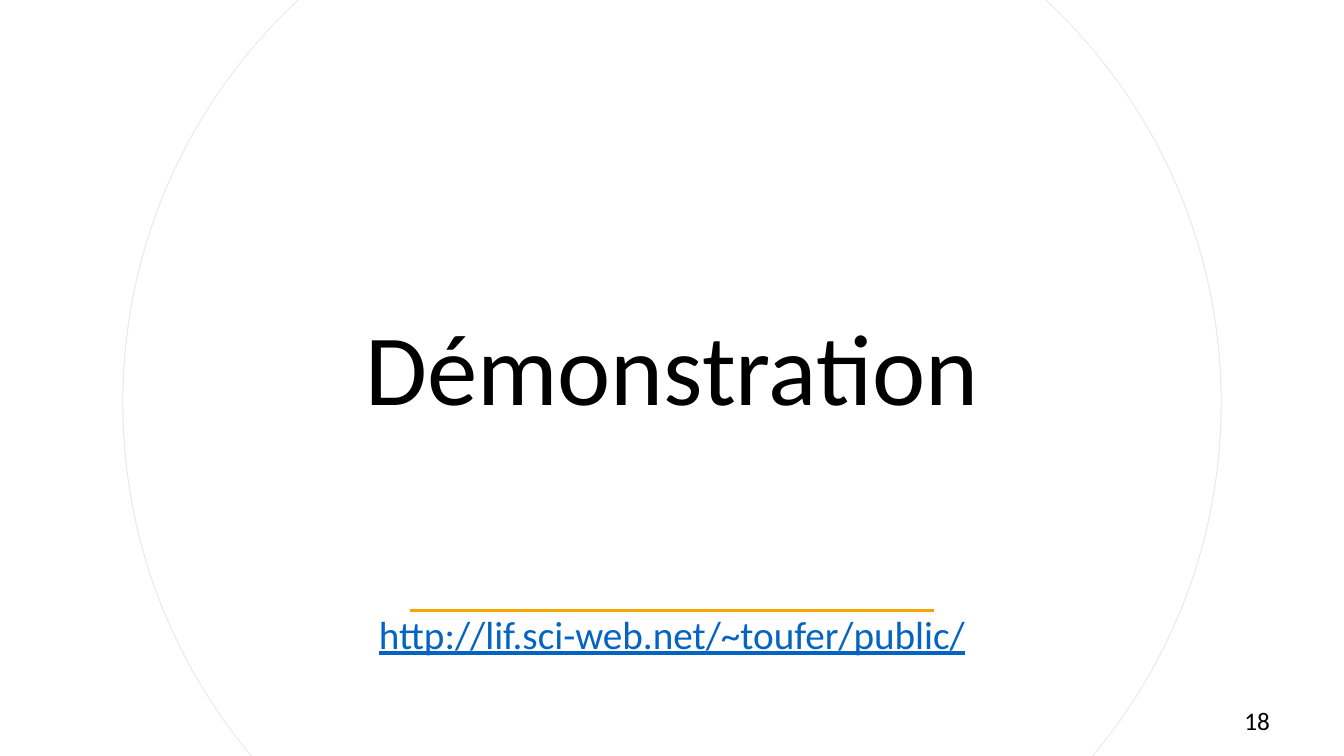
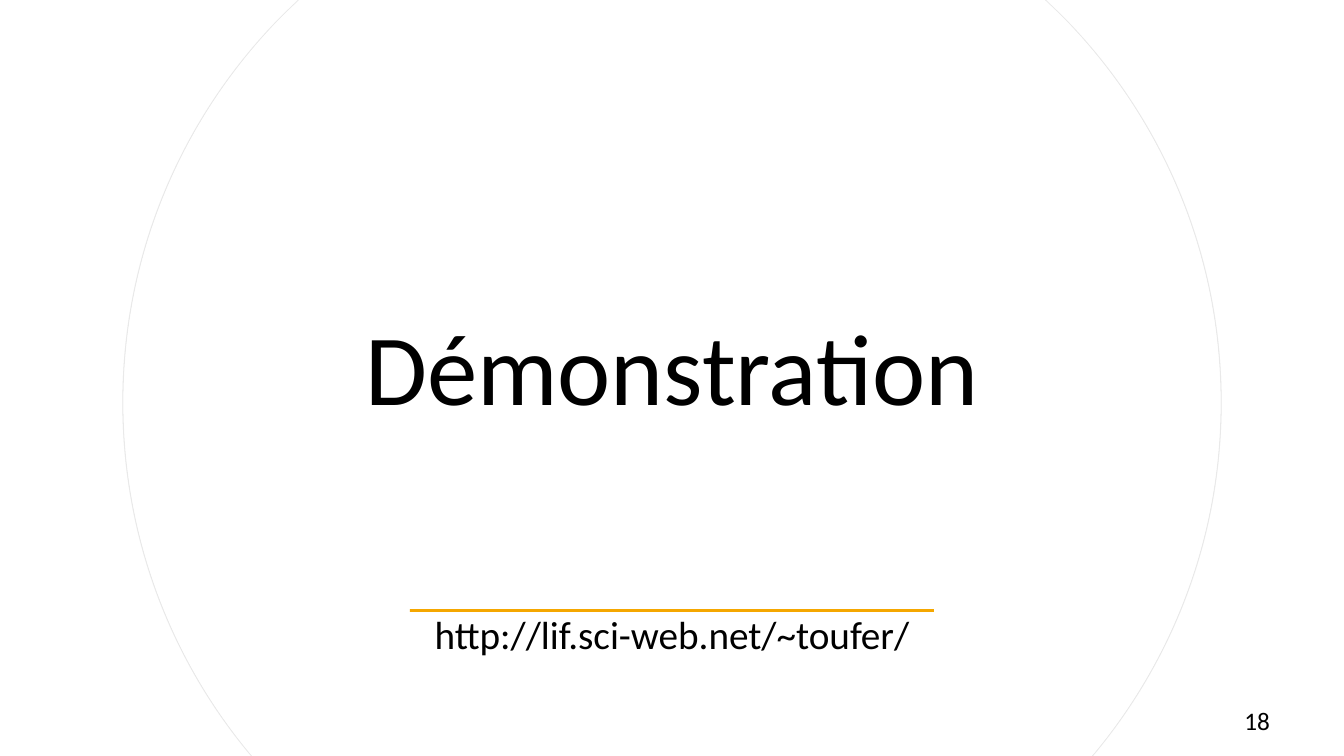
Before and after one commit to M-REEK/Avalanches, a slide deck: slide 18 of Presentation Oral/Présentation Avril.pptx. Drawn at 1344x756 pixels with LibreOffice and Linux fonts; fonts in the diff are those of the drawing. Boxes give left, top, right and bottom in pixels: in the first picture for what was removed or moved away, otherwise in the second. Text is boxed around its words. In the diff, an @@ line names an element or a change of style, - is before the commit and + after.

```diff
--- a/Presentation Oral/Présentation Avril.pptx
+++ b/Presentation Oral/Présentation Avril.pptx
@@ subtitle at [435,621,910,656]: text changed; text colour #0563C1 to #000000 @@
-http://lif.sci-web.net/~toufer/public/
+http://lif.sci-web.net/~toufer/
```
Also in this commit, not shown: 1 other slide changed, 8 other files.
